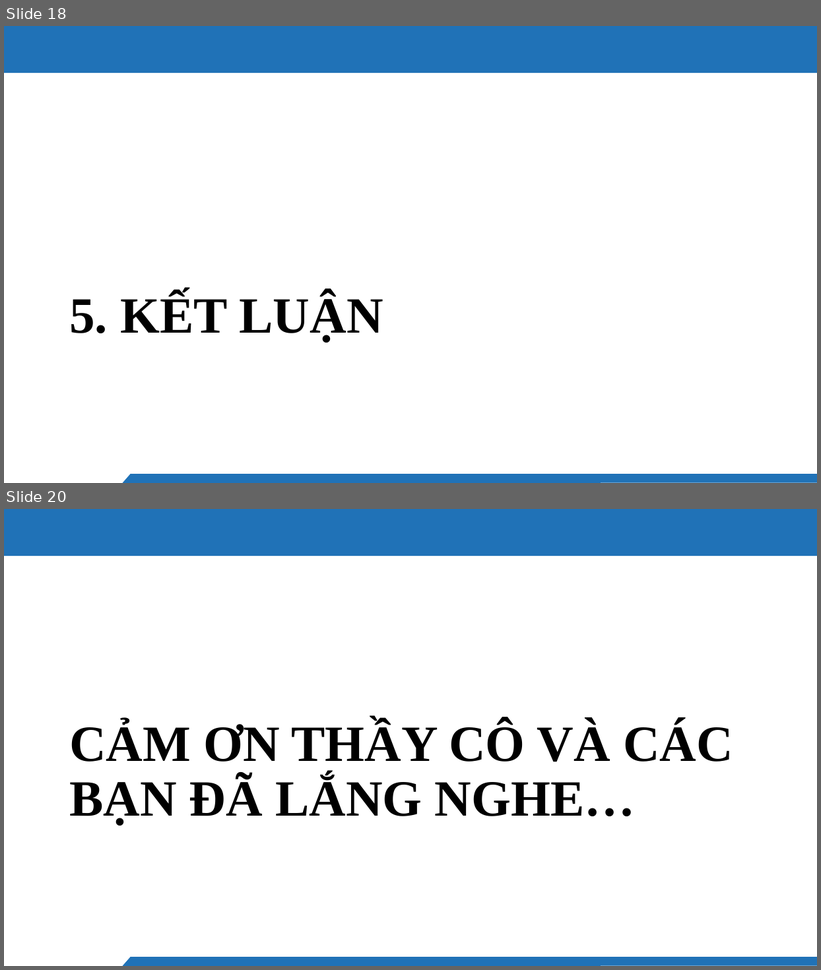
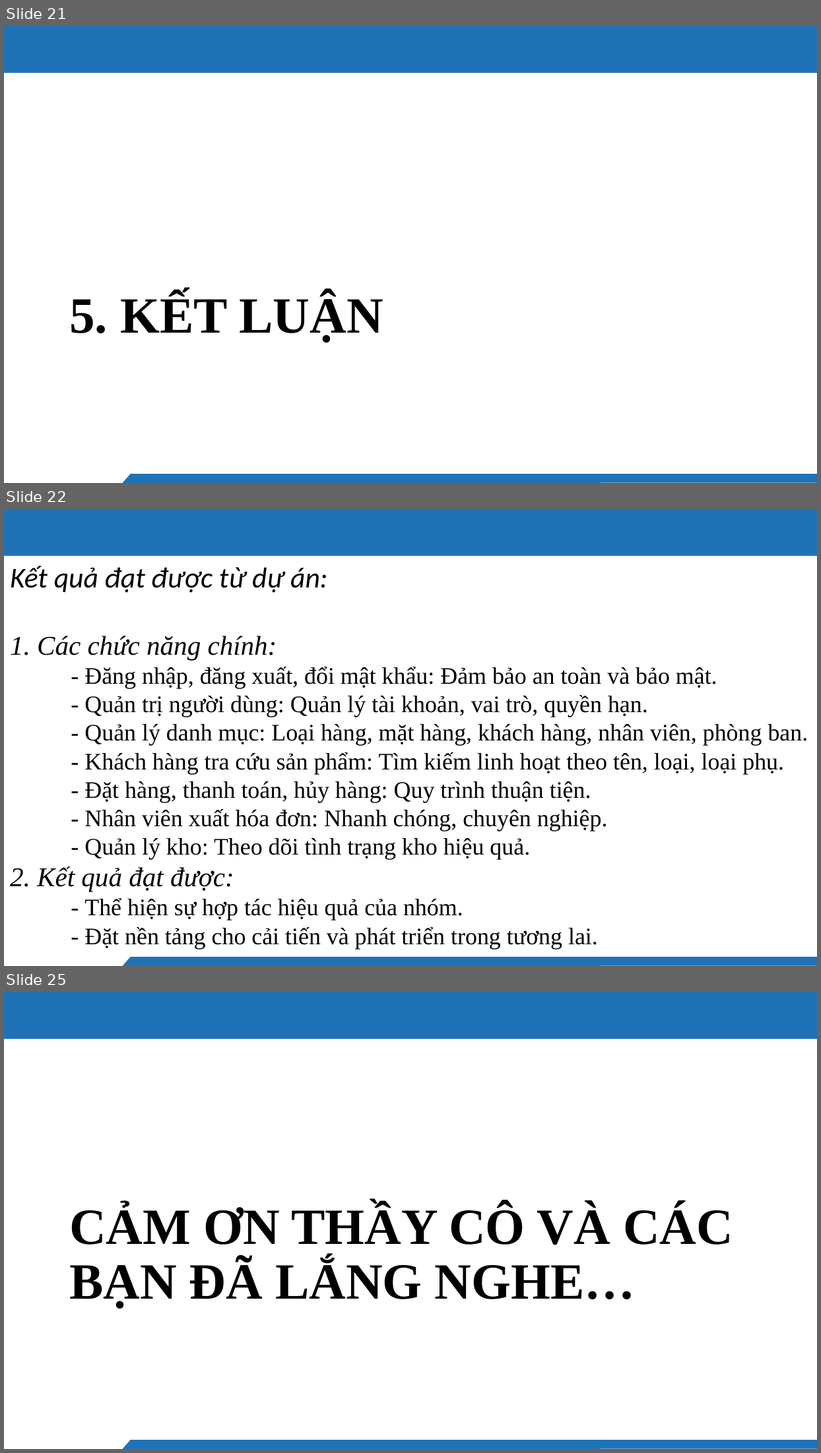
Before and after one commit to hiees-u/ProjectCuNhan-WebsiteVina-, a slide deck: PowerPoint_VINA.pptx. Shown one above the other, each under a label of ours: slides 18 and 20 before the commit, slides 21, 22 and 25 after it; the slides between them are not shown. The pictures are 821x970 and 821x1453 pixels, drawn with LibreOffice and Linux fonts; fonts in the diff are those of the drawing; background and template pictures are left out. Boxes give left, top, right and bottom in pixels: in the first picture for what was removed or moved away, otherwise in the second. Text is boxed around its words. In the diff, an @@ line names an element or a change of style, - is before the commit and + after.

```diff
--- a/PowerPoint_VINA.pptx
+++ b/PowerPoint_VINA.pptx
@@ slide 22 added at (4, 509, 817, 966), background #FFFFFF; not listed: 2 template elements that a slide beside it also shows @@
@@ text added at (10, 566, 809, 949), 28 pt, text #000000 @@
+Kết quả đạt được từ dự án:
+1. Các chức năng chính:
+- Đăng nhập, đăng xuất, đổi mật khẩu: Đảm bảo an toàn và bảo mật.
+- Quản trị người dùng: Quản lý tài khoản, vai trò, quyền hạn.
+- Quản lý danh mục: Loại hàng, mặt hàng, khách hàng, nhân viên, phòng ban.
+- Khách hàng tra cứu sản phẩm: Tìm kiếm linh hoạt theo tên, loại, loại phụ.
+- Đặt hàng, thanh toán, hủy hàng: Quy trình thuận tiện.
+- Nhân viên xuất hóa đơn: Nhanh chóng, chuyên nghiệp.
+- Quản lý kho: Theo dõi tình trạng kho hiệu quả.
+2. Kết quả đạt được:
+- Thể hiện sự hợp tác hiệu quả của nhóm.
+- Đặt nền tảng cho cải tiến và phát triển trong tương lai.
@@ what was slide 18 is now slide 21 @@
@@ what was slide 20 is now slide 25 @@
```
Also in this commit, not shown: 10 slides changed, 4 other slides added, 23 other files.
